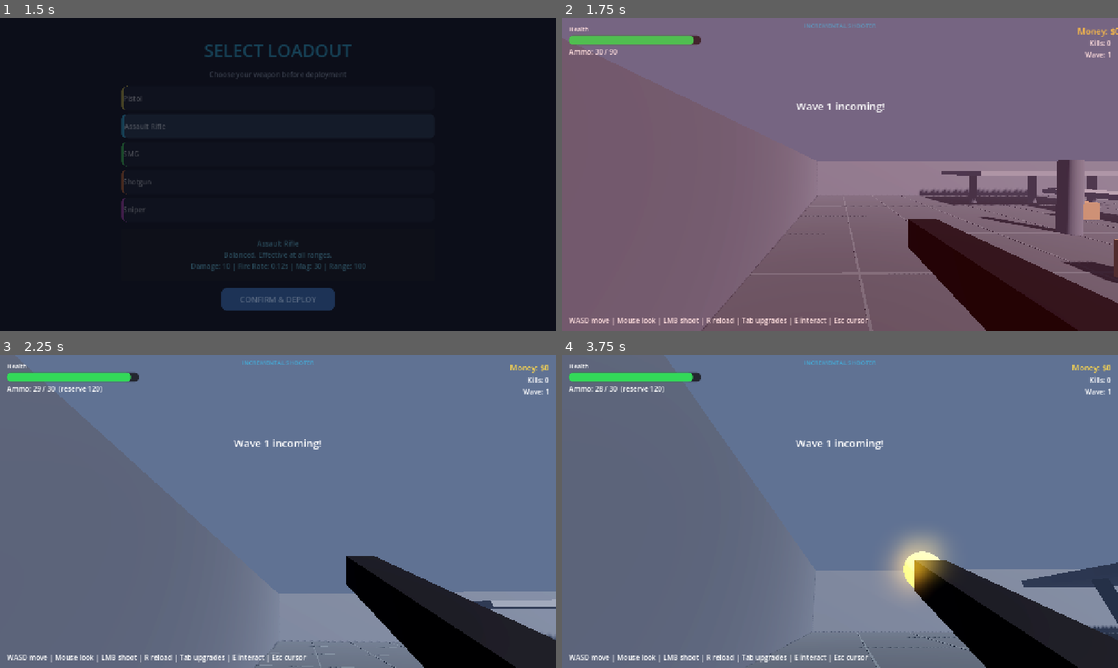
Above: before the commit, frames 1-4 (two rows, left to right).
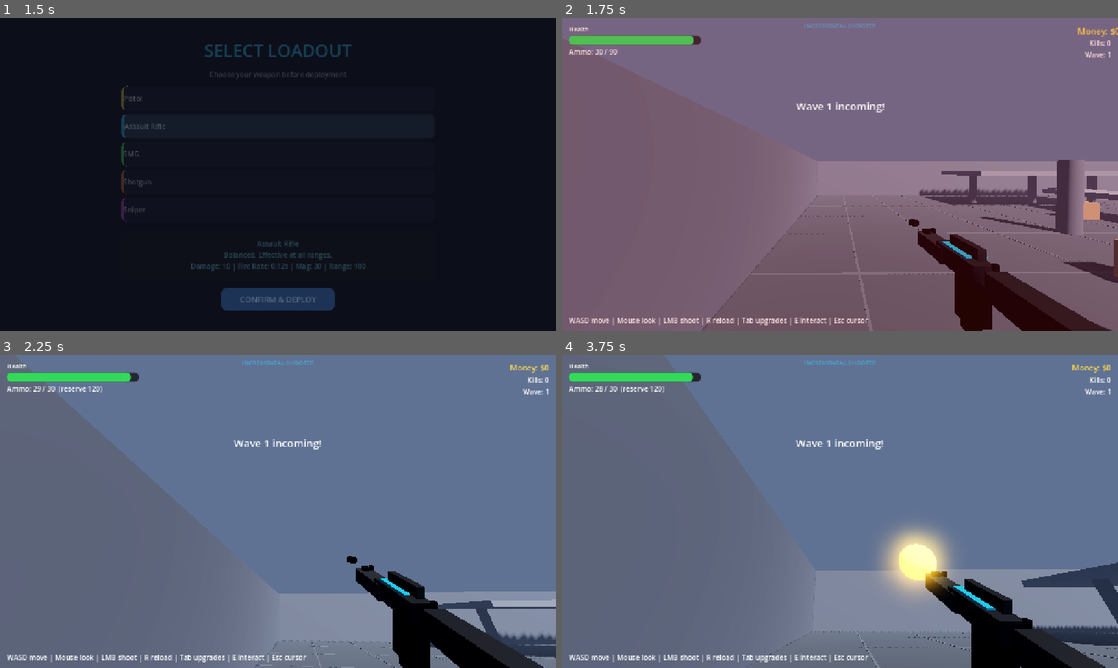
Above: after the commit, the same moments.

Repository: letward/incremental-shooter
Game: Godot game, scene res://scenes/title_screen.tscn
The game is run twice, just before and just after one commit, with the same random seed, the same clock (stepped at 60 frames per second) and the same inputs.
Inputs (mouse positions are in pixels of both pictures, inside the frame that each line leads up to):
- Up to frame 1 (1.5 s): tap Enter at 0.5 s; move the mouse to (400, 158) at 0.52 s; hold D (move_right) 0.53-1.25 s; tap E (interact) at 0.6 s; click (400, 158) at 0.67 s; tap Space (jump) at 0.77 s; click "CONFIRM & DEPLOY" at 1.25 s
- Up to frame 2 (1.75 s): no input
- Up to frame 3 (2.25 s): move the mouse to (250, 511) at 2.02 s; hold W (move_forward) from 2.03 s (still down); click (250, 511) at 2.1 s
- Up to frame 4 (3.75 s): keep holding W (move_forward); tap Space (jump) at 2.27 s; move the mouse to (851, 505) at 2.77 s; hold Shift (sprint) 2.78-3.53 s; move the mouse to (834, 517) at 3.52 s; tap Enter at 3.6 s; click (834, 517) at 3.67 s

Frame 1 is identical in both runs. In frame 2, 3.8% of the frame differs, in the area x 62-100%, y 64-100%; in frame 3, 4.1%; in frame 4, 5.1%, in the area x 57-100%, y 54-100%.

Commit message:
Add detailed procedural gun models per loadout

Diff:
--- a/scenes/player.tscn
+++ b/scenes/player.tscn
@@ -41,10 +41,6 @@
 transform = Transform3D(1, 0, 0, 0, 1, 0, 0, 0, 1, 0.35, -0.25, -0.5)
 script = ExtResource("2")
 
-[node name="Mesh" type="MeshInstance3D" parent="Camera3D/Weapon"]
-mesh = SubResource("BoxMesh_1")
-material_override = SubResource("Mat_1")
-
 [node name="Muzzle" type="Node3D" parent="Camera3D/Weapon"]
 transform = Transform3D(1, 0, 0, 0, 1, 0, 0, 0, 1, 0, 0, -0.35)
 
--- a/scripts/weapon.gd
+++ b/scripts/weapon.gd
@@ -34,6 +34,7 @@
 	mag_capacity = base_mag + GameManager.mag_bonus()
 	current_ammo = mag_capacity
 	reserve = mag_capacity * 4
+	_build_gun()
 	_sync_ammo()
 
 func _sync_ammo() -> void:
@@ -144,3 +145,161 @@
 	var tw = dot.create_tween()
 	tw.tween_property(dot, "scale", Vector3.ZERO, 0.25)
 	tw.tween_callback(dot.queue_free)
+
+func _mat(color: Color, metallic: float = 0.7, rough: float = 0.4) -> StandardMaterial3D:
+	var m = StandardMaterial3D.new()
+	m.albedo_color = color
+	m.metallic = metallic
+	m.roughness = rough
+	return m
+
+func _add_part(size: Vector3, pos: Vector3, color: Color, mesh_type: String = "box") -> MeshInstance3D:
+	var mi = MeshInstance3D.new()
+	var mesh
+	if mesh_type == "box":
+		var bm = BoxMesh.new()
+		bm.size = size
+		mesh = bm
+	elif mesh_type == "cyl":
+		var cm = CylinderMesh.new()
+		cm.top_radius = size.x
+		cm.bottom_radius = size.x
+		cm.height = size.y
+		mesh = cm
+	elif mesh_type == "sphere":
+		var sm = SphereMesh.new()
+		sm.radius = size.x
+		sm.height = size.y
+		mesh = sm
+	mi.mesh = mesh
+	mi.position = pos
+	mi.material_override = _mat(color)
+	add_child(mi)
+	return mi
+
+func _build_gun() -> void:
+	var accent = LoadoutManager.get_selected()["color"]
+	var metal = Color(0.18, 0.19, 0.22)
+	var dark = Color(0.1, 0.1, 0.12)
+	var wood = Color(0.35, 0.22, 0.12)
+
+	# clear existing children except muzzle? keep muzzle; remove other mesh children
+	for c in get_children():
+		if c.name != "Muzzle":
+			c.queue_free()
+
+	var id = LoadoutManager.selected
+
+	if id == "pistol":
+		# grip
+		_add_part(Vector3(0.04, 0.12, 0.06), Vector3(0, -0.06, 0.05), dark)
+		# frame
+		_add_part(Vector3(0.05, 0.05, 0.16), Vector3(0, 0.0, -0.02), metal)
+		# slide
+		_add_part(Vector3(0.045, 0.04, 0.18), Vector3(0, 0.03, -0.02), metal.lightened(0.05))
+		# barrel
+		_add_part(Vector3(0.012, 0.012, 0.06), Vector3(0, 0.03, -0.14), dark, "cyl")
+		# sights
+		_add_part(Vector3(0.01, 0.015, 0.01), Vector3(0, 0.06, -0.12), dark)
+		_add_part(Vector3(0.01, 0.015, 0.01), Vector3(0, 0.06, 0.06), dark)
+		# accent stripe
+		_add_part(Vector3(0.052, 0.005, 0.1), Vector3(0, 0.05, -0.02), accent)
+		if muzzle:
+			muzzle.position = Vector3(0, 0.03, -0.18)
+
+	elif id == "smg":
+		# stock (folded stub)
+		_add_part(Vector3(0.04, 0.04, 0.12), Vector3(0, -0.02, 0.12), metal)
+		# receiver
+		_add_part(Vector3(0.05, 0.05, 0.2), Vector3(0, 0.0, -0.05), metal)
+		# barrel
+		_add_part(Vector3(0.015, 0.015, 0.12), Vector3(0, 0.0, -0.2), dark, "cyl")
+		# muzzle brake
+		_add_part(Vector3(0.02, 0.02, 0.03), Vector3(0, 0.0, -0.27), dark, "cyl")
+		# grip
+		_add_part(Vector3(0.04, 0.1, 0.05), Vector3(0, -0.07, 0.02), dark)
+		# magazine (straight)
+		_add_part(Vector3(0.03, 0.12, 0.04), Vector3(0, -0.1, -0.02), dark)
+		# handguard
+		_add_part(Vector3(0.055, 0.04, 0.12), Vector3(0, -0.02, -0.12), metal.lightened(0.05))
+		# sights
+		_add_part(Vector3(0.01, 0.015, 0.01), Vector3(0, 0.04, -0.18), dark)
+		_add_part(Vector3(0.01, 0.015, 0.01), Vector3(0, 0.04, 0.08), dark)
+		# accent
+		_add_part(Vector3(0.052, 0.005, 0.15), Vector3(0, 0.03, -0.05), accent)
+		if muzzle:
+			muzzle.position = Vector3(0, 0.0, -0.3)
+
+	elif id == "shotgun":
+		# stock
+		_add_part(Vector3(0.05, 0.06, 0.22), Vector3(0, 0.0, 0.2), wood)
+		# receiver
+		_add_part(Vector3(0.06, 0.06, 0.14), Vector3(0, 0.0, 0.0), metal)
+		# barrel
+		_add_part(Vector3(0.02, 0.02, 0.32), Vector3(0, 0.02, -0.28), dark, "cyl")
+		# tube magazine
+		_add_part(Vector3(0.018, 0.018, 0.28), Vector3(0, -0.03, -0.22), dark, "cyl")
+		# pump grip
+		_add_part(Vector3(0.05, 0.04, 0.1), Vector3(0, -0.02, -0.15), wood)
+		# grip
+		_add_part(Vector3(0.04, 0.1, 0.05), Vector3(0, -0.08, 0.05), dark)
+		# sights
+		_add_part(Vector3(0.01, 0.015, 0.01), Vector3(0, 0.05, -0.2), dark)
+		# accent
+		_add_part(Vector3(0.062, 0.005, 0.1), Vector3(0, 0.04, 0.0), accent)
+		if muzzle:
+			muzzle.position = Vector3(0, 0.02, -0.45)
+
+	elif id == "sniper":
+		# stock
+		_add_part(Vector3(0.06, 0.07, 0.26), Vector3(0, -0.01, 0.22), wood)
+		# receiver
+		_add_part(Vector3(0.05, 0.05, 0.18), Vector3(0, 0.0, -0.02), metal)
+		# barrel (long)
+		_add_part(Vector3(0.014, 0.014, 0.45), Vector3(0, 0.02, -0.38), dark, "cyl")
+		# suppressor
+		_add_part(Vector3(0.022, 0.022, 0.12), Vector3(0, 0.02, -0.66), dark, "cyl")
+		# scope
+		_add_part(Vector3(0.025, 0.025, 0.16), Vector3(0, 0.07, -0.02), Color(0.08,0.08,0.1), "cyl")
+		# scope mounts
+		_add_part(Vector3(0.01, 0.03, 0.02), Vector3(-0.02, 0.05, -0.02), metal)
+		_add_part(Vector3(0.01, 0.03, 0.02), Vector3(0.02, 0.05, -0.02), metal)
+		# bolt handle
+		_add_part(Vector3(0.015, 0.015, 0.04), Vector3(0.04, 0.02, 0.02), metal, "cyl")
+		# magazine
+		_add_part(Vector3(0.03, 0.08, 0.04), Vector3(0, -0.08, -0.02), dark)
+		# bipod
+		_add_part(Vector3(0.01, 0.06, 0.01), Vector3(-0.03, -0.08, -0.25), metal)
+		_add_part(Vector3(0.01, 0.06, 0.01), Vector3(0.03, -0.08, -0.25), metal)
+		# grip
+		_add_part(Vector3(0.04, 0.1, 0.05), Vector3(0, -0.07, 0.08), dark)
+		# accent
+		_add_part(Vector3(0.052, 0.005, 0.12), Vector3(0, 0.04, -0.02), accent)
+		if muzzle:
+			muzzle.position = Vector3(0, 0.02, -0.72)
+
+	else: # rifle default
+		# stock
+		_add_part(Vector3(0.05, 0.06, 0.2), Vector3(0, 0.0, 0.18), metal)
+		# receiver
+		_add_part(Vector3(0.055, 0.055, 0.18), Vector3(0, 0.0, -0.04), metal)
+		# barrel
+		_add_part(Vector3(0.016, 0.016, 0.25), Vector3(0, 0.02, -0.25), dark, "cyl")
+		# muzzle brake
+		_add_part(Vector3(0.022, 0.022, 0.04), Vector3(0, 0.02, -0.39), dark, "cyl")
+		# handguard
+		_add_part(Vector3(0.06, 0.05, 0.18), Vector3(0, -0.01, -0.18), metal.lightened(0.05))
+		# grip
+		_add_part(Vector3(0.04, 0.1, 0.05), Vector3(0, -0.08, 0.02), dark)
+		# magazine (curved)
+		_add_part(Vector3(0.035, 0.12, 0.05), Vector3(0, -0.09, -0.02), dark)
+		_add_part(Vector3(0.03, 0.06, 0.04), Vector3(0, -0.14, 0.0), dark)
+		# sights
+		_add_part(Vector3(0.01, 0.015, 0.01), Vector3(0, 0.04, -0.2), dark)
+		_add_part(Vector3(0.01, 0.015, 0.01), Vector3(0, 0.04, 0.08), dark)
+		# carry handle / rail
+		_add_part(Vector3(0.02, 0.03, 0.12), Vector3(0, 0.05, -0.02), metal)
+		# accent
+		_add_part(Vector3(0.057, 0.005, 0.12), Vector3(0, 0.035, -0.04), accent)
+		if muzzle:
+			muzzle.position = Vector3(0, 0.02, -0.42)
